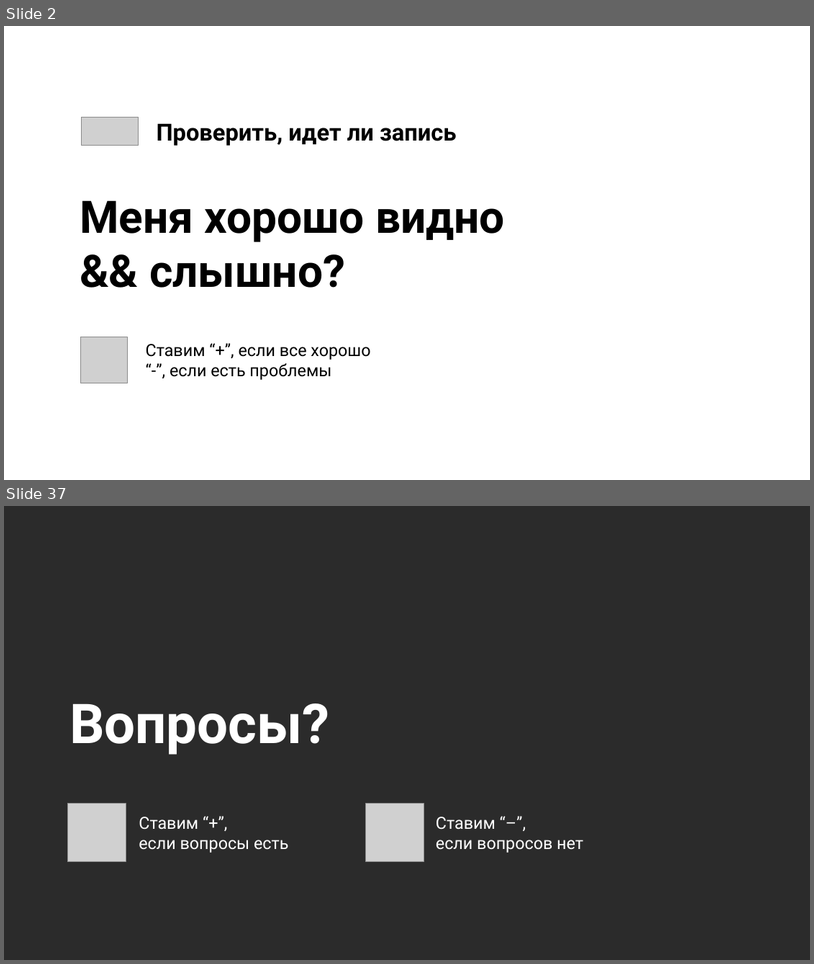
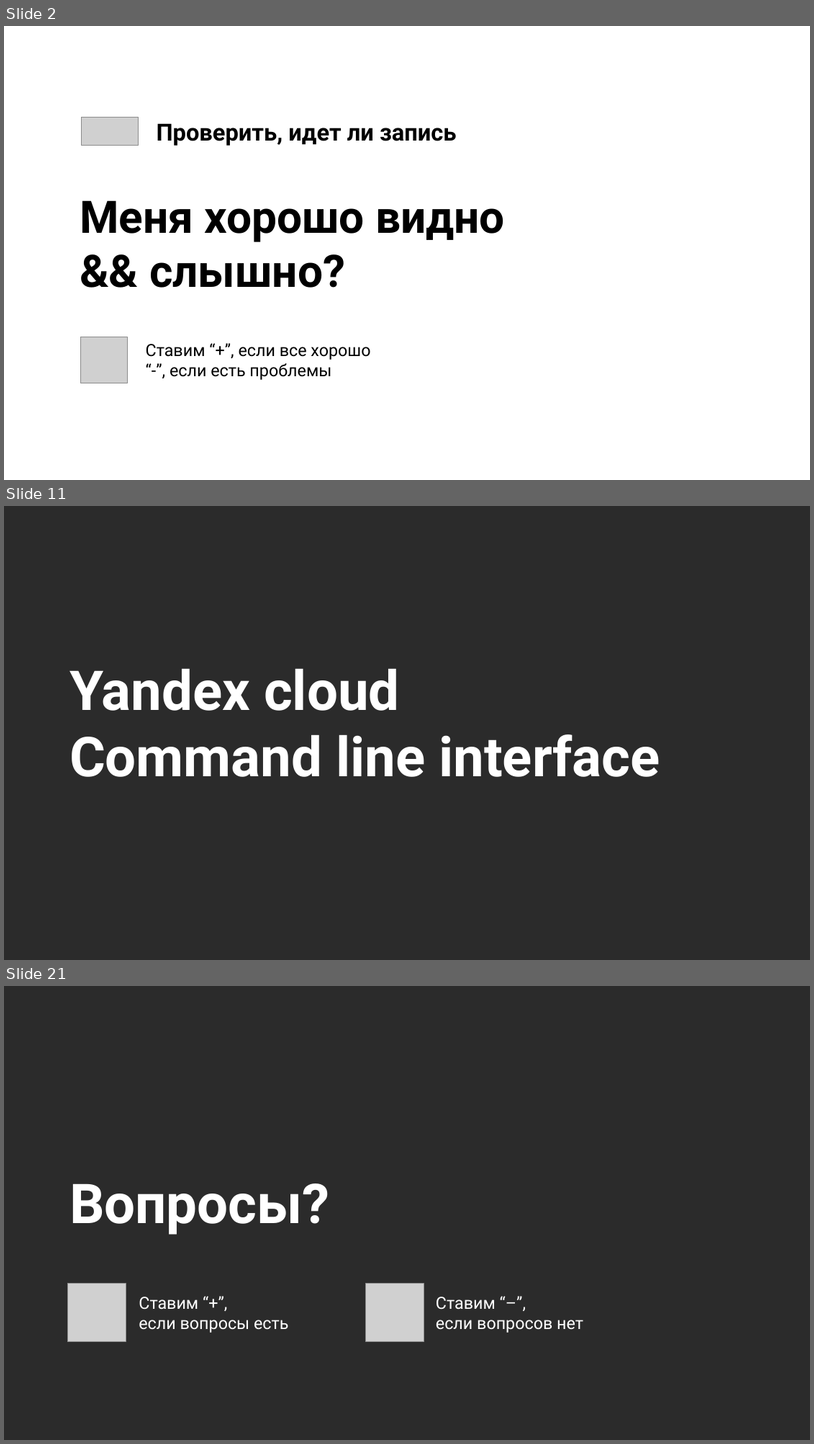
Before and after one commit to stureiko/Otus_lectures, a slide deck: MLOps/12 - Облачная инфраструктура/Presentation/Cloud infrastructure.pptx. Shown one above the other, each under a label of ours: slides 2 and 37 before the commit, slides 2, 11 and 21 after it; the slides between them are not shown. The pictures are 814x964 and 814x1444 pixels, drawn with LibreOffice and Linux fonts; fonts in the diff are those of the drawing; grey boxes stand for pictures; background and template pictures are left out; a plain dark background stands for a picture behind light text. Boxes give left, top, right and bottom in pixels: in the first picture for what was removed or moved away, otherwise in the second. Text is boxed around its words. In the diff, an @@ line names an element or a change of style, - is before the commit and + after.

```diff
--- a/MLOps/12 - Облачная инфраструктура/Presentation/Cloud infrastructure.pptx
+++ b/MLOps/12 - Облачная инфраструктура/Presentation/Cloud infrastructure.pptx
@@ slide 11 added at (4,506,810,960), background picture (left out) @@
@@ title added at (70,669,660,777), 49 pt, text #FFFFFF, bold @@
+Yandex cloud
+Command line interface
@@ what was slide 37 is now slide 21 @@
```
Also in this commit, not shown: 8 slides changed, 11 other slides added, 31 slides removed, 4 other files.
